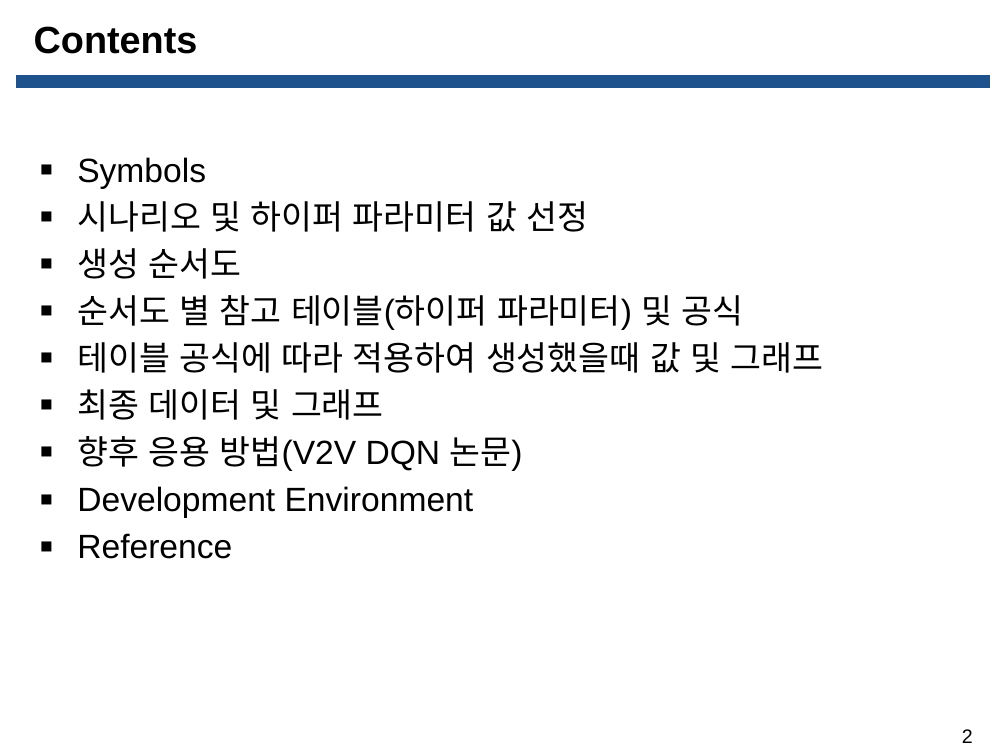
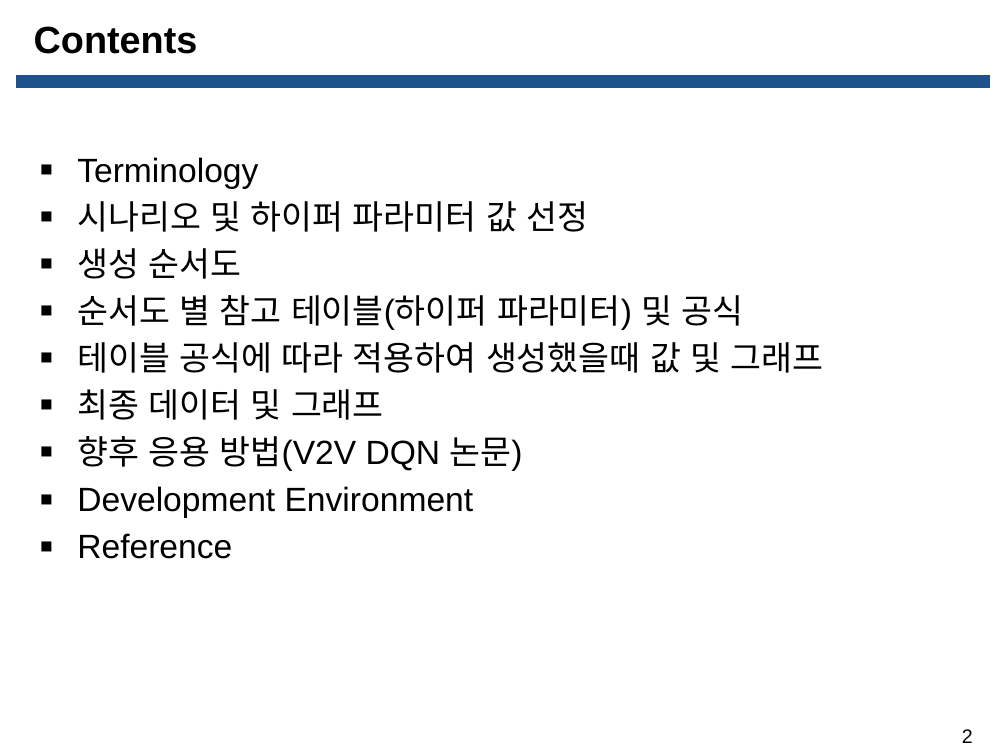
Before and after one commit to Donghee123/MS, a slide deck: slide 2 of V2V DQN Study/C-V2X 3GPP Release 14 채널 시뮬레이션 ppt/20210915_C-V2X 3GPP Release 14 채널 시뮬레이션_한동희_발표자료.pptx. Drawn at 1008x756 pixels with LibreOffice and Linux fonts; fonts in the diff are those of the drawing; background and template pictures are left out. Boxes give left, top, right and bottom in pixels: in the first picture for what was removed or moved away, otherwise in the second. Text is boxed around its words. In the diff, an @@ line names an element or a change of style, - is before the commit and + after.

```diff
--- a/V2V DQN Study/C-V2X 3GPP Release 14 채널 시뮬레이션 ppt/20210915_C-V2X 3GPP Release 14 채널 시뮬레이션_한동희_발표자료.pptx
+++ b/V2V DQN Study/C-V2X 3GPP Release 14 채널 시뮬레이션 ppt/20210915_C-V2X 3GPP Release 14 채널 시뮬레이션_한동희_발표자료.pptx
@@ text at [77,157,258,189]: text changed @@
-▪ Symbols
+▪ Terminology
```
Also in this commit, not shown: 1 other slide changed, 4 slides added, 1 other file.
